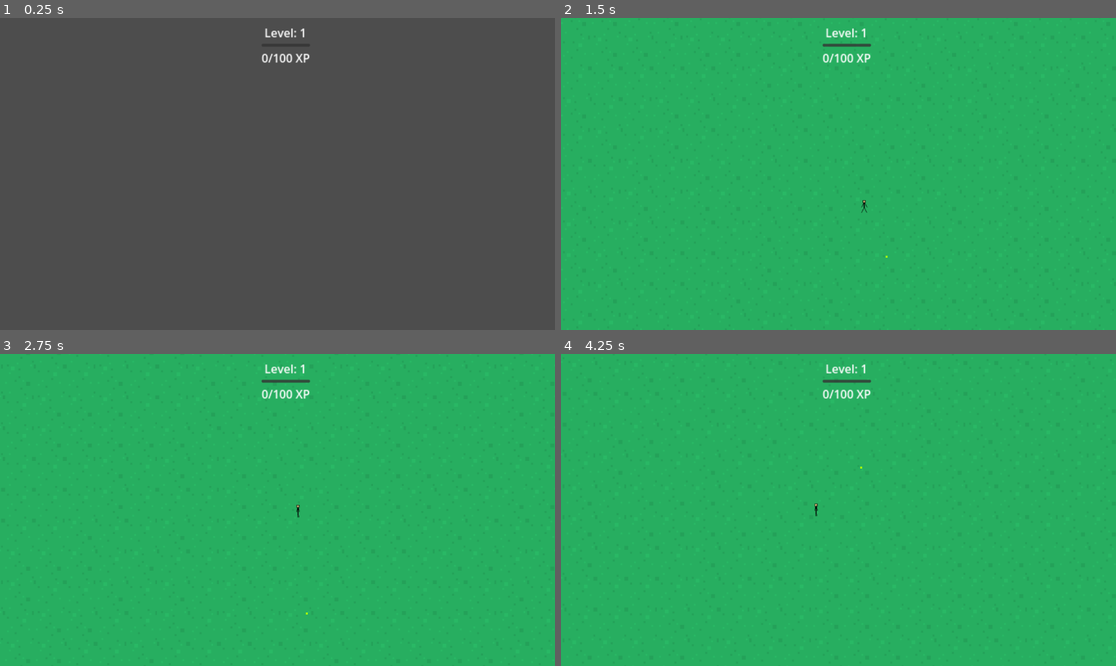
Above: before the commit, frames 1-4 (two rows, left to right).
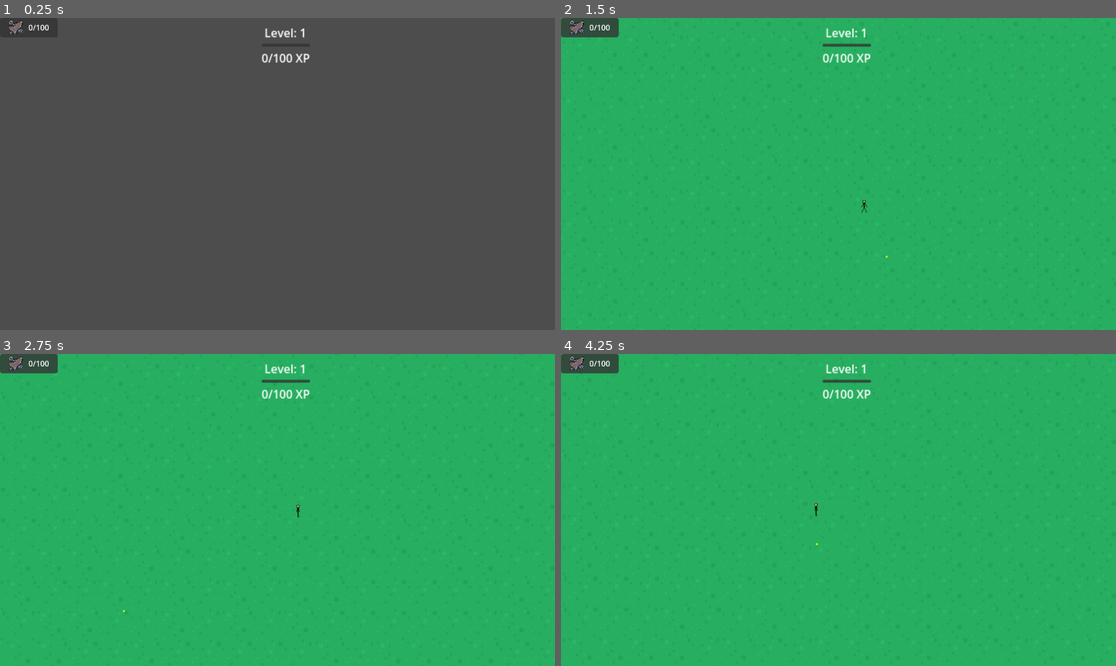
Above: after the commit, the same moments.

Repository: Sephon/PowerupSlayer
Game: Godot game, scene res://scenes/Main.tscn
The game is run twice, just before and just after one commit, with the same random seed, the same clock (stepped at 60 frames per second) and the same inputs.
Inputs:
- Up to frame 1 (0.25 s): no input
- Up to frame 2 (1.5 s): tap Enter at 0.5, 0.6, 1.35 s; hold D (move_right) 0.53-1.28 s; hold S (move_down) from 1.28 s (still down)
- Up to frame 3 (2.75 s): release S (move_down) at 2.03 s; hold D (move_right) from 2.03 s (still down); tap Enter at 2.1 s
- Up to frame 4 (4.25 s): release D (move_right) at 2.78 s; hold W (move_up) 2.78-3.53 s; tap Enter at 2.85, 3.6 s; tap Space at 3.5 s; hold A (move_left) from 3.53 s (still down)

The runs differ from the first frame. In frame 1, 0.1% of the frame differs, in the area x 1-9%, y 0-6%; in frame 2, 0.6%; in frame 3, 0.7%, in the area x 0-56%, y 0-84%; in frame 4, 0.7%.

Commit message:
Added scrap-iron display and manager, also minor adjustments

Diff:
--- a/powerupslayer/project.godot
+++ b/powerupslayer/project.godot
@@ -20,6 +20,7 @@
 ProjectInit="*res://scripts/project_init.gd"
 EnemyManager="*res://scripts/enemy/EnemyManager.gd"
 AudioPool="*res://scripts/AudioPool.gd"
+ResourceManager="*res://scripts/ResourceManager.gd"
 
 [dotnet]
 
--- a/powerupslayer/scenes/Main.tscn
+++ b/powerupslayer/scenes/Main.tscn
@@ -6,6 +6,7 @@
 [ext_resource type="Script" path="res://scripts/player/controls.gd" id="4_u0lf6"]
 [ext_resource type="Script" path="res://scripts/enemy/spawner.gd" id="5_1mkih"]
 [ext_resource type="PackedScene" uid="uid://lrk82fxhq00r" path="res://scenes/ui/xp_bar.tscn" id="6_xpbar"]
+[ext_resource type="PackedScene" uid="uid://b1ijvug86n6ab" path="res://scenes/ui/iron_scrap_display.tscn" id="7_ironscrapdisplay"]
 
 [sub_resource type="RectangleShape2D" id="RectangleShape2D_g1jan"]
 size = Vector2(32, 32)
@@ -36,3 +37,5 @@
 [node name="UI" type="CanvasLayer" parent="."]
 
 [node name="XPBar" parent="UI" instance=ExtResource("6_xpbar")]
+
+[node name="IronScrapDisplay" parent="UI" instance=ExtResource("7_ironscrapdisplay")]
--- /dev/null
+++ b/powerupslayer/scenes/ui/iron_scrap_display.tscn
@@ -0,0 +1,51 @@
+[gd_scene load_steps=4 format=3 uid="uid://b1ijvug86n6ab"]
+
+[ext_resource type="Script" path="res://scripts/ui/iron_scrap_display.gd" id="1_2u4vx"]
+[ext_resource type="Texture2D" uid="uid://401urs0gf0k3" path="res://Sprites/IronScrap32.png" id="2_px8wj"]
+
+[sub_resource type="StyleBoxFlat" id="StyleBoxFlat_1"]
+bg_color = Color(0.2, 0.2, 0.2, 0.8)
+corner_radius_top_left = 5
+corner_radius_top_right = 5
+corner_radius_bottom_right = 5
+corner_radius_bottom_left = 5
+
+[node name="IronScrapDisplay" type="Control"]
+layout_mode = 3
+anchors_preset = 0
+offset_right = 100.0
+offset_bottom = 40.0
+script = ExtResource("1_2u4vx")
+
+[node name="Panel" type="Panel" parent="."]
+layout_mode = 1
+anchors_preset = 15
+anchor_right = 1.0
+anchor_bottom = 1.0
+offset_right = 20.0
+grow_horizontal = 2
+grow_vertical = 2
+theme_override_styles/panel = SubResource("StyleBoxFlat_1")
+
+[node name="HBoxContainer" type="HBoxContainer" parent="Panel"]
+layout_mode = 1
+anchors_preset = 15
+anchor_right = 1.0
+anchor_bottom = 1.0
+grow_horizontal = 2
+grow_vertical = 2
+theme_override_constants/separation = 10
+alignment = 1
+
+[node name="Icon" type="TextureRect" parent="Panel/HBoxContainer"]
+custom_minimum_size = Vector2(32, 30)
+layout_mode = 2
+size_flags_vertical = 4
+texture = ExtResource("2_px8wj")
+expand_mode = 1
+stretch_mode = 5
+
+[node name="Label" type="Label" parent="Panel/HBoxContainer"]
+layout_mode = 2
+text = "0/100"
+horizontal_alignment = 1
--- a/powerupslayer/scripts/ResourceManager.gd
+++ b/powerupslayer/scripts/ResourceManager.gd
@@ -2,11 +2,24 @@
 
 signal iron_scrap_changed(new_amount: int)
 
+const MAX_IRON_SCRAP := 100
 var iron_scrap: int = 0
 
 func add_iron_scrap(amount: int) -> void:
-	iron_scrap += amount
-	iron_scrap_changed.emit(iron_scrap)
+	var new_amount = min(iron_scrap + amount, MAX_IRON_SCRAP)
+	if new_amount != iron_scrap:
+		iron_scrap = new_amount
+		iron_scrap_changed.emit(iron_scrap)
 
 func get_iron_scrap() -> int:
 	return iron_scrap
+
+func has_iron_scrap(amount: int) -> bool:
+	return iron_scrap >= amount
+
+func spend_iron_scrap(amount: int) -> bool:
+	if iron_scrap >= amount:
+		iron_scrap -= amount
+		iron_scrap_changed.emit(iron_scrap)
+		return true
+	return false
--- a/powerupslayer/scripts/enemy/enemy.gd
+++ b/powerupslayer/scripts/enemy/enemy.gd
@@ -28,8 +28,12 @@
 	# Apply quadratic scaling to health and speed
 	# Larger enemies have more health but move slower
 	# Smaller enemies have less health but move faster
-	max_health *= clamp(size_factor * size_factor, 1.0, 100.0)  # Quadratic scaling for health
-	speed /= clamp(size_factor * size_factor, 1.0, 10.0)    # Quadratic scaling for speed (inverse relationship)
+	max_health *= size_factor * size_factor  # Quadratic scaling for health
+	if is_super_enemy:
+		speed /= 2 # Super enemies just move half of normal speed
+	else:
+		speed /= size_factor * size_factor    # Quadratic scaling for speed (inverse relationship)
+
 
 	health = max_health
 	sprite = $Sprite2D
--- a/powerupslayer/scripts/enemy/spawner.gd
+++ b/powerupslayer/scripts/enemy/spawner.gd
@@ -71,7 +71,8 @@
 
 	# Check for super enemy spawn
 	var current_time = Time.get_ticks_msec() / 1000.0  # Convert to seconds
-	if randf() < super_enemy_chance and (current_time - last_super_enemy_time) >= super_enemy_timeout:
+	var rand = randf()
+	if rand < super_enemy_chance and (current_time - last_super_enemy_time) >= super_enemy_timeout:
 		# Make it a super enemy
 		enemy.is_super_enemy = true
 		enemy.size_factor = randf_range(3.0, 5.0)  # 300% to 500% size
--- a/powerupslayer/scripts/map/map.gd
+++ b/powerupslayer/scripts/map/map.gd
@@ -42,6 +42,12 @@
 
 	# Generate initial chunks around origin
 	update_chunks(Vector2i.ZERO)
+
+	# Add IronScrapDisplay to UI
+	var iron_scrap_display = preload("res://scenes/ui/iron_scrap_display.tscn").instantiate()
+	var ui = get_node("UI")
+	if ui:
+		ui.add_child(iron_scrap_display)
 
 func update_chunks(camera_chunk: Vector2i):
 	# Unload chunks outside view radius
--- /dev/null
+++ b/powerupslayer/scripts/ui/iron_scrap_display.gd
@@ -0,0 +1,26 @@
+extends Control
+
+@onready var label = $Panel/HBoxContainer/Label
+@onready var panel = $Panel
+
+func _ready():
+	# Hide initially
+	#panel.modulate.a = 0
+
+	# Connect to ResourceManager signals
+	var resource_manager = get_node("/root/ResourceManager")
+	if resource_manager:
+		resource_manager.iron_scrap_changed.connect(_on_iron_scrap_changed)
+		# Initial update
+		_on_iron_scrap_changed(resource_manager.get_iron_scrap())
+
+func _on_iron_scrap_changed(new_amount: int):
+	if new_amount > 0:
+		# Show the display with a fade in
+		var tween = create_tween()
+		tween.tween_property(panel, "modulate:a", 1.0, 0.3)
+		label.text = "%d/100" % new_amount
+	#else:
+		## Hide the display with a fade out
+		#var tween = create_tween()
+		#tween.tween_property(panel, "modulate:a", 0.0, 0.3)
--- a/powerupslayer/scripts/weapon/bullet_projectile.gd
+++ b/powerupslayer/scripts/weapon/bullet_projectile.gd
@@ -16,7 +16,7 @@
 	gunshot_sound = load("res://soundeffects/heathers-gunshot-effect2.mp3")
 	var audio_pool = get_node("/root/AudioPool")
 	if audio_pool:
-		audio_pool.play_sound(gunshot_sound, -10)
+		audio_pool.play_sound(gunshot_sound, -25)
 
 func _physics_process(delta):
 	position += velocity * delta
Binary file added: powerupslayer/Sprites/IronScrap.png
Not shown, added: powerupslayer/Sprites/IronScrap.png.import
Binary file added: powerupslayer/Sprites/IronScrap32.png
Not shown, added: powerupslayer/Sprites/IronScrap32.png.import
Not shown: 1 places in powerupslayer/scenes/Main.tscn that only renumber resources
